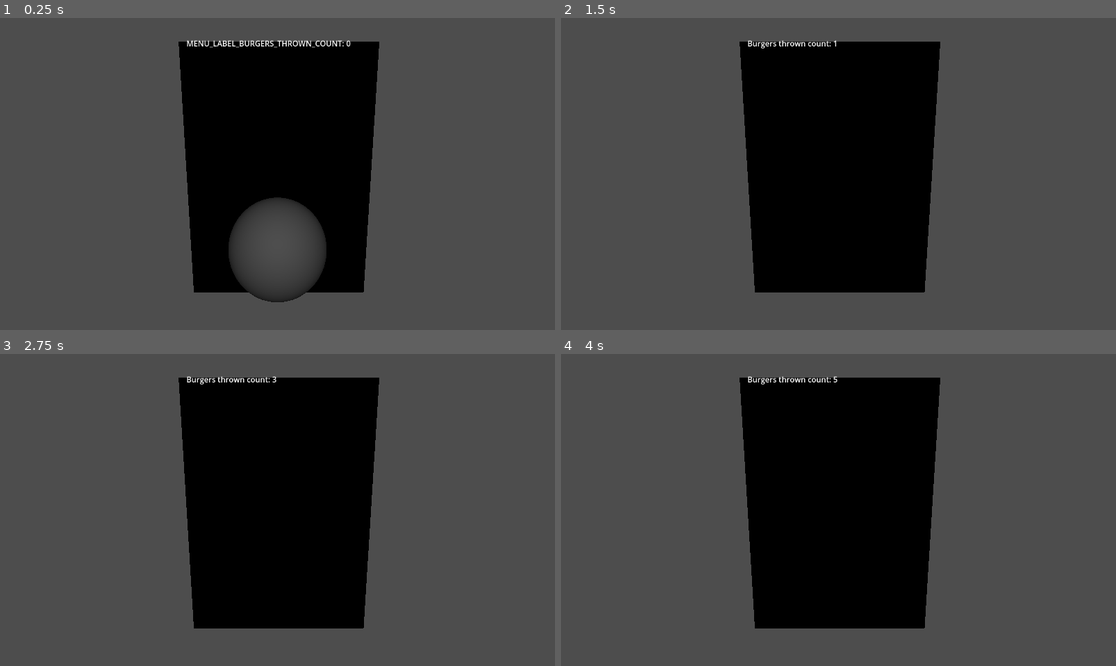
Above: before the commit, frames 1-4 (two rows, left to right).
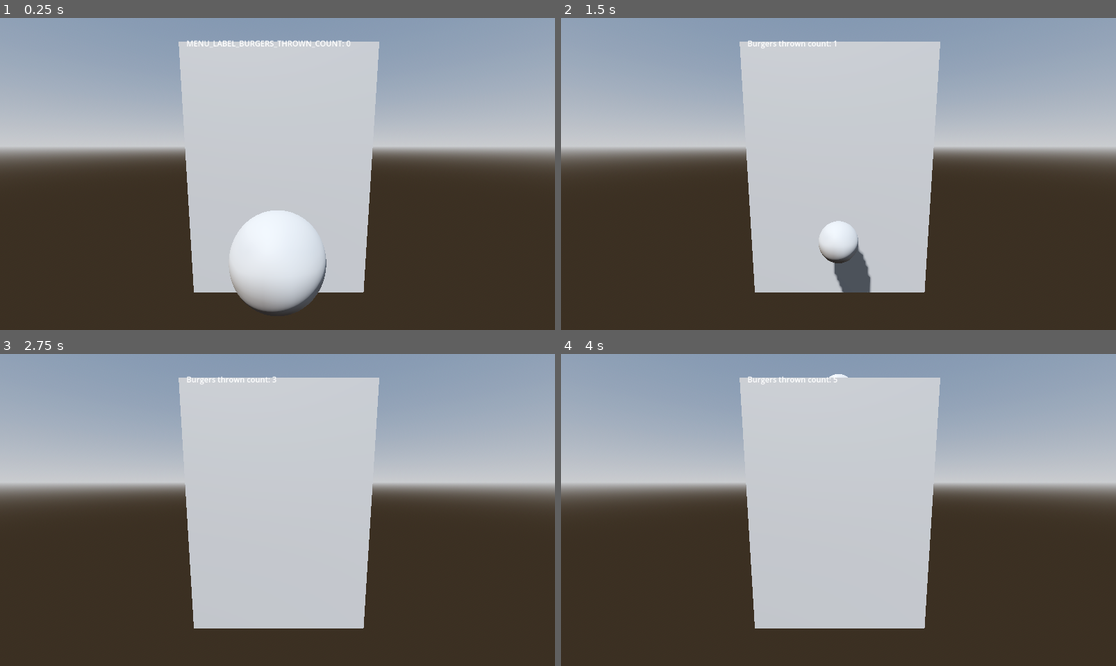
Above: after the commit, the same moments.

Repository: mlm-games/burgers-bang
Game: Godot game, scene res://gameplay.tscn
Same seed, same stepped clock (60 frames per second), same inputs: the game is played once before the commit and once after it.
Inputs (mouse positions are in pixels of both pictures, inside the frame that each line leads up to):
- Up to frame 1 (0.25 s): no input
- Up to frame 2 (1.5 s): tap Enter at 0.5 s; move the mouse to (960, 158) at 0.52 s; click (960, 158) at 0.67 s; move the mouse to (727, 189) at 1.27 s; click (727, 189) at 1.42 s
- Up to frame 3 (2.75 s): tap Space at 2 s; move the mouse to (333, 441) at 2.02 s; click (333, 441) at 2.17 s
- Up to frame 4 (4 s): tap Enter at 2.75 s; move the mouse to (810, 572) at 2.77 s; click (810, 572) at 2.92 s; move the mouse to (1005, 556) at 3.52 s; click (1005, 556) at 3.67 s

The runs differ from the first frame. In frame 1, 98% of the frame differs, in the area x 0-100%, y 0-100%; in frame 2, 98%; in frame 3, 98%; in frame 4, 98%.

Commit message:
spawn multiple burgers and mouse pos

Diff:
--- a/burger.gd
+++ b/burger.gd
@@ -1 +1,9 @@
 class_name Burger extends RigidBody3D
+
+const BurgerScene = preload("uid://cns07x2ciq2dr")
+
+static func new_burger_at_position(pos: Vector3) -> Burger:
+	var burger_instance := BurgerScene.instantiate()
+	burger_instance.global_transform.origin = pos
+	#burger_instance.gravity_scale = 0.6
+	return burger_instance
--- a/burger.tscn
+++ b/burger.tscn
@@ -5,6 +5,8 @@
 [sub_resource type="SphereMesh" id="SphereMesh_nkn5y"]
 
 [node name="Burger" type="RigidBody3D" groups=["Burgers"]]
+mass = 0.25
+gravity_scale = 0.6
 
 [node name="CollisionShape3D" type="CollisionShape3D" parent="."]
 shape = SubResource("SphereShape3D_s1mr0")
--- a/gameplay.gd
+++ b/gameplay.gd
@@ -5,7 +5,13 @@
 var throw_power : float = 1
 var burgers_thrown_count : int = 0
 
+@onready var viewport := get_viewport()
+@onready var mouse_position : Vector3
+@onready var camera := viewport.get_camera_3d()
+
 @onready var current_burger: Burger = $InitialBurger
+@onready var burger_spawn_point : Vector3 = current_burger.global_transform.origin
+
 
 func _input(event: InputEvent) -> void:
 	if current_burger == null:
@@ -18,20 +24,41 @@
 		else:
 			charging_throw = false
 			throw_burger()
+			if %BurgerRespawnTimer.is_stopped(): %BurgerRespawnTimer.start()
 
-			##global_position =
+
 			#
-	#if event is InputEventMouseMotion and charging_throw:
-		#var camera = get_viewport().get_camera_3d()
-		#var dir_ray = get_world_3d().direct_space_state.intersect_ray(PhysicsRayQueryParameters3D.create(camera.project_ray_origin(event.position),\
-			 #camera.project_ray_origin(event.position) + camera.project_ray_normal(event.position), 1))
-		#if dir_ray:
+	if event is InputEventMouseMotion and charging_throw:
+		var dir_ray : Dictionary = get_world_3d().direct_space_state.intersect_ray(PhysicsRayQueryParameters3D.create(camera.project_ray_origin(event.position),\
+			 camera.project_ray_origin(event.position) + (camera.project_ray_normal(event.position) * camera.far)))
+		if !dir_ray:
+			mouse_position = camera.project_ray_origin(event.position) + (camera.project_ray_normal(event.position) * camera.far)
+		else:
+			mouse_position = dir_ray["position"]
+		print(mouse_position)
 			#current_burger.look_at((dir_ray.position - current_burger.global_transform.origin).normalized(), Vector3.UP)
 
 func throw_burger() -> void:
+	current_burger.gravity_scale = 1
 	current_burger.apply_central_impulse(current_burger.global_transform.basis.z * throw_power)
+	current_burger.apply_central_impulse(current_burger.global_transform.basis.y * throw_power * 2)
 	#TODO: set burger collision layer.
 	burgers_thrown_count += 1
 	%BurgersThrownCountLabel.text = tr("Burgers thrown count: ") + str(burgers_thrown_count)
 
 	#%BurgerRespawnTimer.start(); await %BurgerRespawnTimer.timeout
+
+
+func _process(delta: float) -> void:
+	if charging_throw:
+		#throw_power = throw_power * ((delta + 100)/2)
+		current_burger.gravity_scale = -0.1
+	#else:
+		#throw_power = 1 #TODO: add it on new burger spawn
+		#current_burger.gravity_scale = 0.6
+		#current_burger.global_transform.origin = get_viewport().get_mouse_position()
+
+
+func _on_burger_respawn_timer_timeout() -> void:
+	current_burger = Burger.new_burger_at_position(burger_spawn_point)
+	add_child(current_burger)
--- a/gameplay.tscn
+++ b/gameplay.tscn
@@ -1,17 +1,35 @@
-[gd_scene load_steps=5 format=3 uid="uid://dabcmqvvcej4o"]
+[gd_scene load_steps=8 format=3 uid="uid://dabcmqvvcej4o"]
 
 [ext_resource type="PackedScene" uid="uid://cns07x2ciq2dr" path="res://burger.tscn" id="1_n4psk"]
 [ext_resource type="Script" uid="uid://clkmqu8xyxe8m" path="res://gameplay.gd" id="1_oe8ih"]
 [ext_resource type="Script" uid="uid://3npklxk4k22d" path="res://burger.gd" id="2_ej4tk"]
+
+[sub_resource type="ProceduralSkyMaterial" id="ProceduralSkyMaterial_oe8ih"]
+sky_horizon_color = Color(0.662243, 0.671743, 0.686743, 1)
+ground_horizon_color = Color(0.662243, 0.671743, 0.686743, 1)
+
+[sub_resource type="Sky" id="Sky_xuee5"]
+sky_material = SubResource("ProceduralSkyMaterial_oe8ih")
+
+[sub_resource type="Environment" id="Environment_smepj"]
+background_mode = 2
+sky = SubResource("Sky_xuee5")
+tonemap_mode = 2
+glow_enabled = true
 
 [sub_resource type="BoxMesh" id="BoxMesh_n4psk"]
 
 [node name="World" type="Node3D"]
 script = ExtResource("1_oe8ih")
 
+[node name="WorldEnvironment" type="WorldEnvironment" parent="."]
+environment = SubResource("Environment_smepj")
+
+[node name="DirectionalLight3D" type="DirectionalLight3D" parent="."]
+transform = Transform3D(-0.866023, -0.433016, 0.250001, 0, 0.499998, 0.866027, -0.500003, 0.749999, -0.43301, 0, 0, 0)
+shadow_enabled = true
+
 [node name="InitialBurger" parent="." instance=ExtResource("1_n4psk")]
-mass = 0.25
-gravity_scale = 0.1
 script = ExtResource("2_ej4tk")
 
 [node name="Wall with the mouth?" type="MeshInstance3D" parent="."]
@@ -23,6 +41,7 @@
 
 [node name="OmniLight3D" type="OmniLight3D" parent="."]
 transform = Transform3D(1, 0, 0, 0, 1, 0, 0, 0, 1, 0, 1.69589, -3.11118)
+visible = false
 
 [node name="UI" type="CanvasLayer" parent="."]
 
@@ -38,3 +57,5 @@
 unique_name_in_owner = true
 wait_time = 2.0
 one_shot = true
+
+[connection signal="timeout" from="BurgerRespawnTimer" to="." method="_on_burger_respawn_timer_timeout"]
--- a/project.godot
+++ b/project.godot
@@ -15,6 +15,10 @@
 config/features=PackedStringArray("4.4", "Forward Plus")
 config/icon="res://icon.svg"
 
+[debug]
+
+gdscript/warnings/untyped_declaration=1
+
 [editor_plugins]
 
 enabled=PackedStringArray("res://addons/ridiculous_coding/plugin.cfg")
